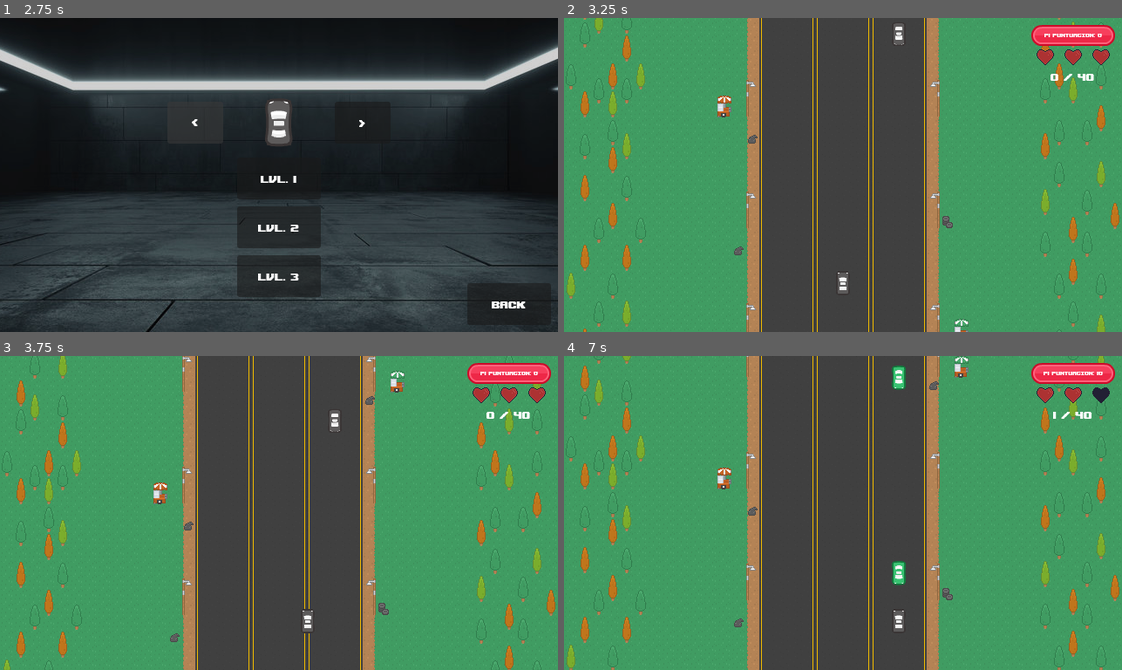
Above: before the commit, frames 1-4 (two rows, left to right).
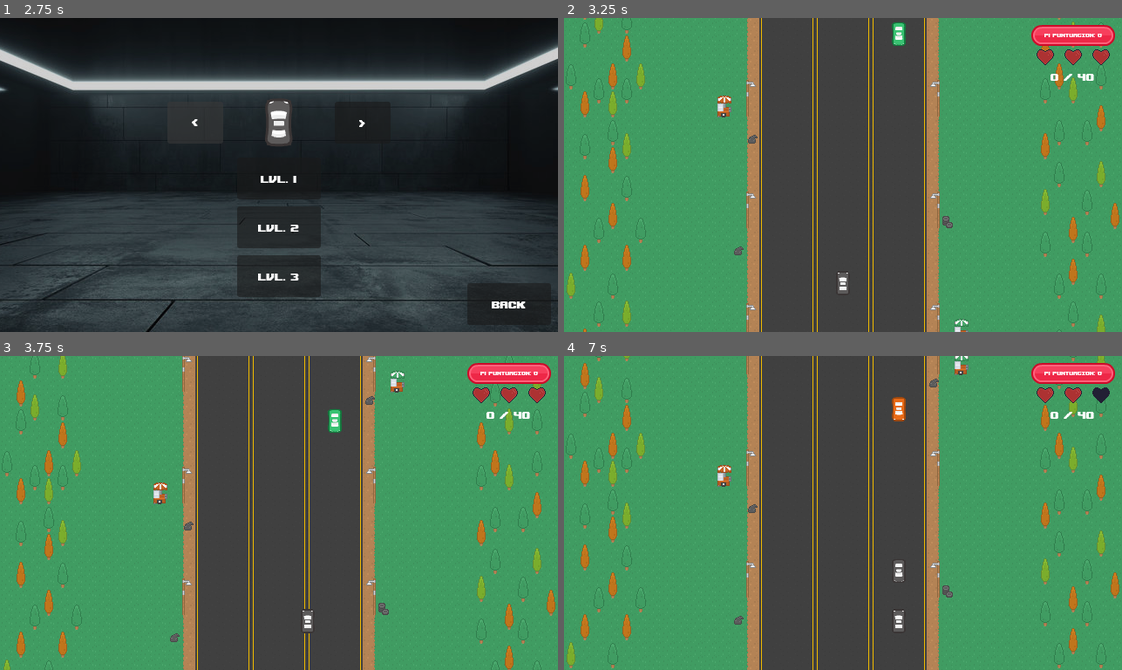
Above: after the commit, the same moments.

Repository: nlvgv/Proyecto-de-simulacion-tecars
Game: Godot game, scene res://scenes/GUI/main_menu.tscn
The game is run twice, just before and just after one commit, with the same random seed, the same clock (stepped at 60 frames per second) and the same inputs.
Inputs:
- Up to frame 1 (2.75 s): click "Play" at 0.5 s; click ">" at 1.25 s; click "<" at 2 s
- Up to frame 2 (3.25 s): click "Lvl. 1" at 2.75 s
- Up to frame 3 (3.75 s): hold Right (ui_right) from 3.53 s (still down); tap D (rigth_d) at 3.6 s
- Up to frame 4 (7 s): release Right (ui_right) at 4.28 s; hold A (left_a) 4.28-5.03 s; tap D (rigth_d) every 0.75 s from 4.35 to 6.6 s; hold Right (ui_right) 5.03-6.53 s; hold A (left_a) from 6.53 s (still down)

Frame 1 is identical in both runs. In frame 2, 0.1% of the frame differs, in the area x 58-62%, y 1-9%; in frame 3, 0.1%; in frame 4, 3.4%, in the area x 0-100%, y 0-100%.

Commit message:
cambios realizados en la distribucion

Diff:
--- a/project.godot
+++ b/project.godot
@@ -24,6 +24,10 @@
 window/size/viewport_width=640
 window/size/viewport_height=360
 window/stretch/mode="canvas_items"
+
+[dotnet]
+
+project/assembly_name="car"
 
 [global_group]
 
--- a/scenes/obstacle.tscn
+++ b/scenes/obstacle.tscn
@@ -43,3 +43,12 @@
 
 [node name="CollisionShape2D" type="CollisionShape2D" parent="Area2D" unique_id=2017900936]
 shape = SubResource("RectangleShape2D_u4pg3")
+
+[node name="RespawnTimer" type="Timer" parent="Area2D" unique_id=227910620]
+one_shot = true
+
+[node name="TileMapLayer" type="TileMapLayer" parent="." unique_id=1945668357]
+position = Vector2(-4, 6)
+
+[node name="TileMapLayer2" type="TileMapLayer" parent="." unique_id=1614512143]
+position = Vector2(-6, -2)
--- a/scripts/obstacle_script.gd
+++ b/scripts/obstacle_script.gd
@@ -2,63 +2,169 @@
 
 @onready var animated = $AnimatedSprite2D
 @onready var collision = $CollisionShape2D
+@onready var respawn_timer = $RespawnTimer
 
 var give_point = true
 var score_points = 10
 
 const SPEED = 112.0
+
 var inicial_pos
-
 var is_p2
 
+# Lista de carriles
 var pos_list = []
+
 var can_colide = true
+var waiting_respawn = false
+
+
+# DISTRIBUCIÓN EXPONENCIAL
+#tiempo entre carros
+var lambda_time = 2.5
+
+# Controla distribución de carriles
+var lambda_lane = 0.4
+
 
 func _ready() -> void:
 	randomize()
+
 	body_entered.connect(_on_body_entered)
 
 	inicial_pos = get_parent().get_meta("inicial_pos")
-	pos_list = [ inicial_pos - 64, inicial_pos, inicial_pos + 64 ]
+
+	# 3 carriles
+	pos_list = [
+		inicial_pos - 64,
+		inicial_pos,
+		inicial_pos + 64
+	]
 
 	rand_position()
 
 	is_p2 = get_parent().get_meta("p2")
 
-	var rand_pos = randi() % pos_list.size()
-	global_position.x = pos_list[rand_pos]
 	animated.frame = randi() % 4
+
+	respawn_timer.timeout.connect(_on_respawn_timer_timeout)
 
 
 func _process(delta: float) -> void:
+
+	# Mientras espera respawn no se mueve
+	if waiting_respawn:
+		return
+
 	global_position.y += (SPEED + GameManager.game_speed) * delta
 
+	# Dar puntos
 	if global_position.y > 304 and give_point:
+
 		if is_p2 and GameManager.player_2_lives >= 1:
 			GameManager.player_2_score += score_points
+
 		elif GameManager.player_1_lives >= 1:
 			GameManager.player_1_score += score_points
+
 		give_point = false
 
+	# Cuando sale de pantalla
 	if global_position.y >= 384:
-		rand_position()
-		global_position.y -= 416
-		animated.frame = randi() % 4
-		give_point = true
-		can_colide = true
+		start_exponential_respawn()
+
+
+# RESPAWN
+
+func start_exponential_respawn():
+
+	waiting_respawn = true
+
+	visible = false
+	collision.disabled = true
+
+	var tiempo_espera = generar_tiempo_exponencial()
+
+	respawn_timer.wait_time = tiempo_espera
+	respawn_timer.start()
+
+
+func generar_tiempo_exponencial() -> float:
+
+	# Fórmula exponencial
+	var u = randf()
+
+	var tiempo = -log(1 - u) / lambda_time
+
+	# Limitar tiempos extremos
+	tiempo = clamp(tiempo, 0.3, 3.0)
+
+	return tiempo
+
+
+
+#reaparicion
+func _on_respawn_timer_timeout():
+
+	waiting_respawn = false
+
+	visible = true
+	collision.disabled = false
+
+	# Elegir carril usando distribución exponencial
+	rand_position()
+
+	# Subir arriba de la pantalla
+	global_position.y = -64
+
+	animated.frame = randi() % 4
+
+	give_point = true
+	can_colide = true
+
+
+
+# DISTRIBUCIÓN EXPONENCIAL DE CARRILES
 
 func rand_position() -> void:
-	var rand_pos = randi() % pos_list.size()
-	global_position.x = pos_list[rand_pos]
+
+	# Número aleatorio uniforme
+	var u = randf()
+
+	# Distribución exponencial
+	var valor = -log(1 - u) / lambda_lane
+
+	# Convertir a índice de carril
+	var carril = int(valor)
+
+	# Limitar entre 0 y 2
+	carril = clamp(carril, 0, pos_list.size() - 1)
+
+	global_position.x = pos_list[carril]
+
+
+# COLISIONES
 
 func _on_body_entered(body: Node2D) -> void:
+
 	if body.is_in_group("player") or body.is_in_group("player_1"):
+
 		if can_colide and GameManager.player_1_coll == false and GameManager.player_1_lives > 0:
+
 			GameManager.player_1_coll = true
 			GameManager.player_1_lives -= 1
+
 			can_colide = false
+
+			start_exponential_respawn()
+
 	elif body.is_in_group("player_2"):
+
 		if can_colide and GameManager.player_2_coll == false and GameManager.player_2_lives > 0:
+
 			GameManager.player_2_coll = true
 			GameManager.player_2_lives -= 1
+
 			can_colide = false
+
+			start_exponential_respawn()
